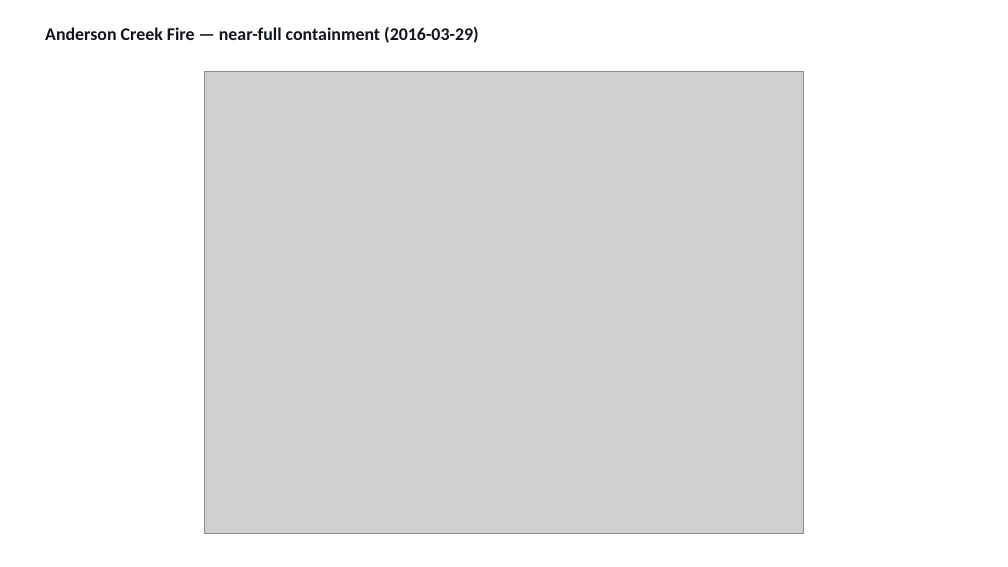
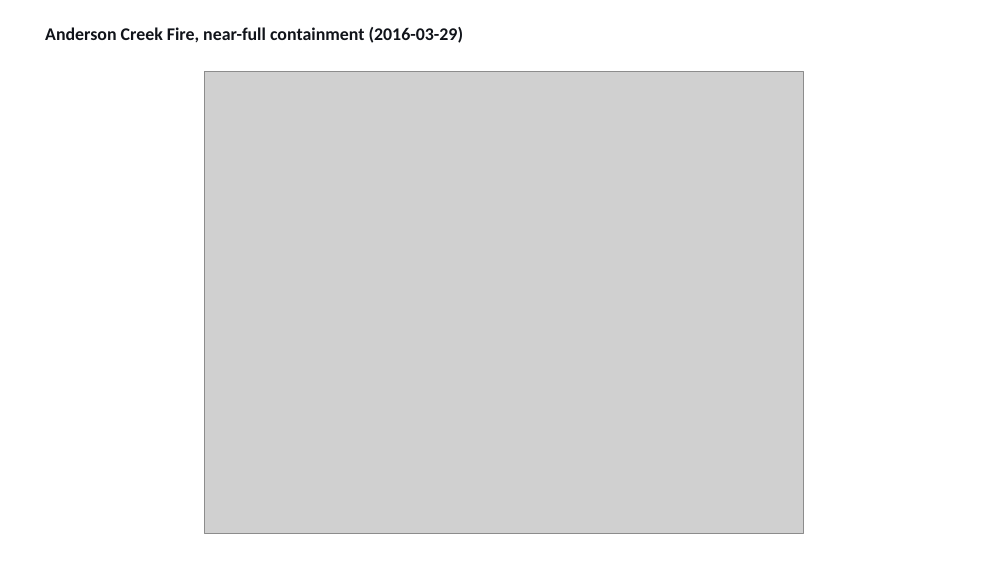
Before and after one commit to milhud/diffusion_downscaling_model, a slide deck: slide 16 of results/corrdiff_comparison/corrdiff_benchmark_slides.pptx (slide 17 before the commit). Drawn at 1008x567 pixels with LibreOffice and Linux fonts; fonts in the diff are those of the drawing; grey boxes stand for pictures. Boxes give left, top, right and bottom in pixels: in the first picture for what was removed or moved away, otherwise in the second. Text is boxed around its words. In the diff, an @@ line names an element or a change of style, - is before the commit and + after.

```diff
--- a/results/corrdiff_comparison/corrdiff_benchmark_slides.pptx
+++ b/results/corrdiff_comparison/corrdiff_benchmark_slides.pptx
@@ text at (x1=45, y1=27, x2=464, y2=43): text changed @@
-Anderson Creek Fire — near-full containment (2016-03-29)
+Anderson Creek Fire, near-full containment (2016-03-29)
```
Also in this commit, not shown: 13 other slides changed, 2 slides added, 3 slides removed, 18 other files.
